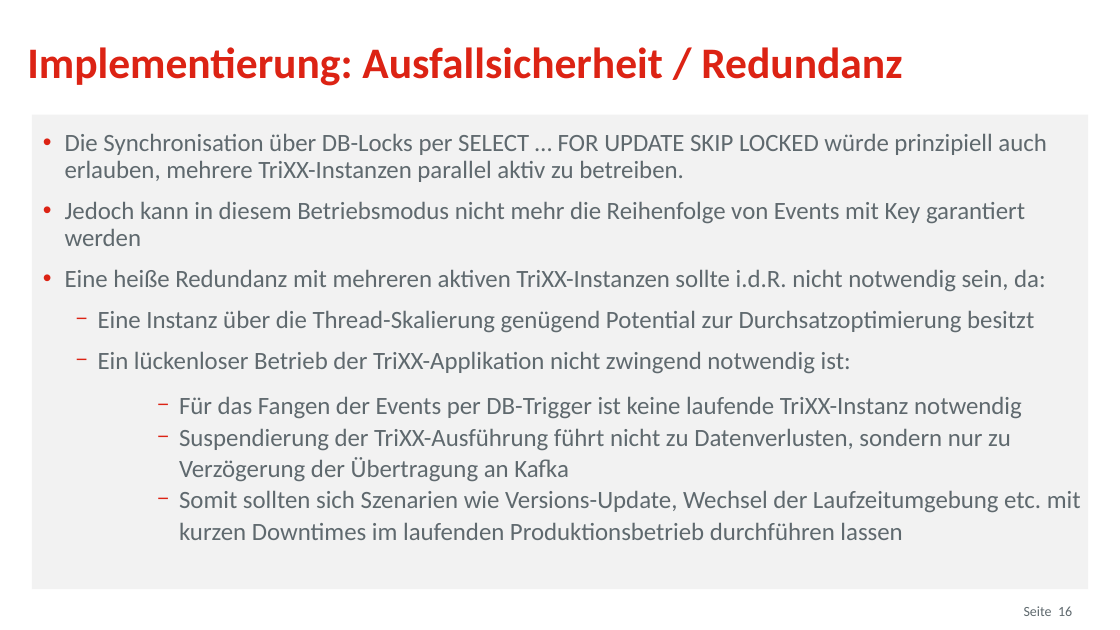
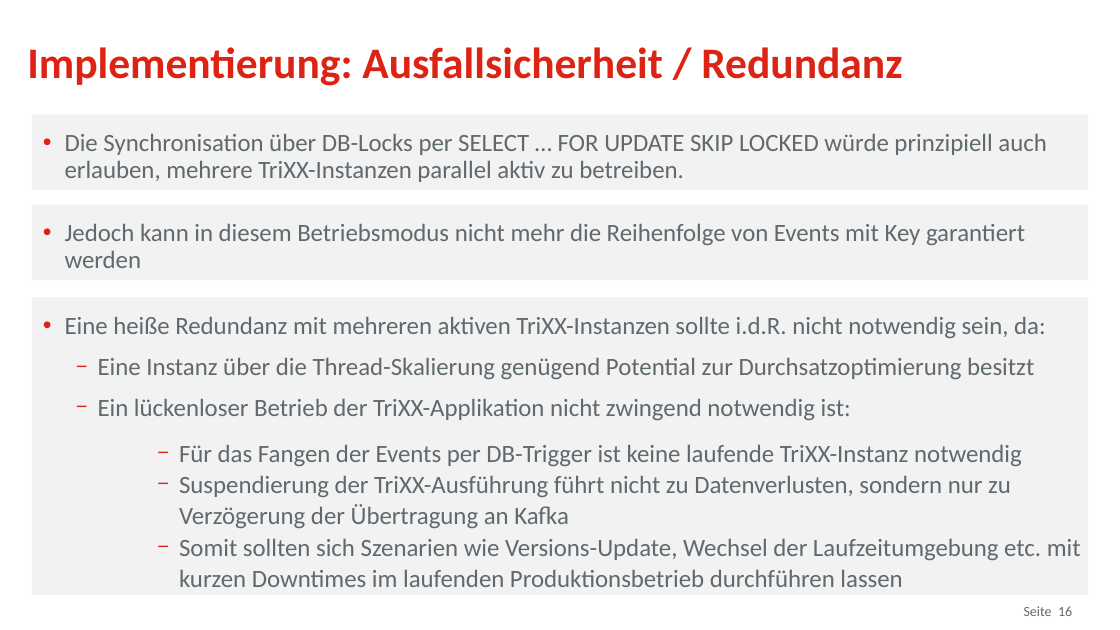
Before and after one commit to osp-ottogroup/movex-cdc, a slide deck: slide 16 of doc/2020-09_TriXX_Otto_QConf.pptx. Drawn at 1120x630 pixels with LibreOffice and Linux fonts; fonts in the diff are those of the drawing; background and template pictures are left out. Boxes give left, top, right and bottom in pixels: in the first picture for what was removed or moved away, otherwise in the second. Text is boxed around its words. In the diff, an @@ line names an element or a change of style, - is before the commit and + after.

```diff
--- a/doc/2020-09_TriXX_Otto_QConf.pptx
+++ b/doc/2020-09_TriXX_Otto_QConf.pptx
@@ text in rectangle at bbox=[65, 134, 1046, 246]: paragraphs removed @@
-• Die Synchronisation über DB-Locks per SELECT … FOR UPDATE SKIP LOCKED würde prinzipiell auch erlauben, mehrere TriXX-Instanzen parallel aktiv zu betreiben.
-• Jedoch kann in diesem Betriebsmodus nicht mehr die Reihenfolge von Events mit Key garantiert werden
@@ rectangle added at bbox=[31, 205, 1088, 280], fill #F2F2F2, 16 pt, text #5F696E @@
+• Jedoch kann in diesem Betriebsmodus nicht mehr die Reihenfolge von Events mit Key garantiert werden
@@ rectangle "Eine heiße Redundanz mit mehreren ...": place and size @@
-rectangle "Eine heiße Redundanz mit mehreren ..." at bbox=[31, 114, 1088, 589]
+rectangle "Eine heiße Redundanz mit mehreren ..." at bbox=[31, 298, 1088, 596]
```
Also in this commit, not shown: 9 other slides changed.
